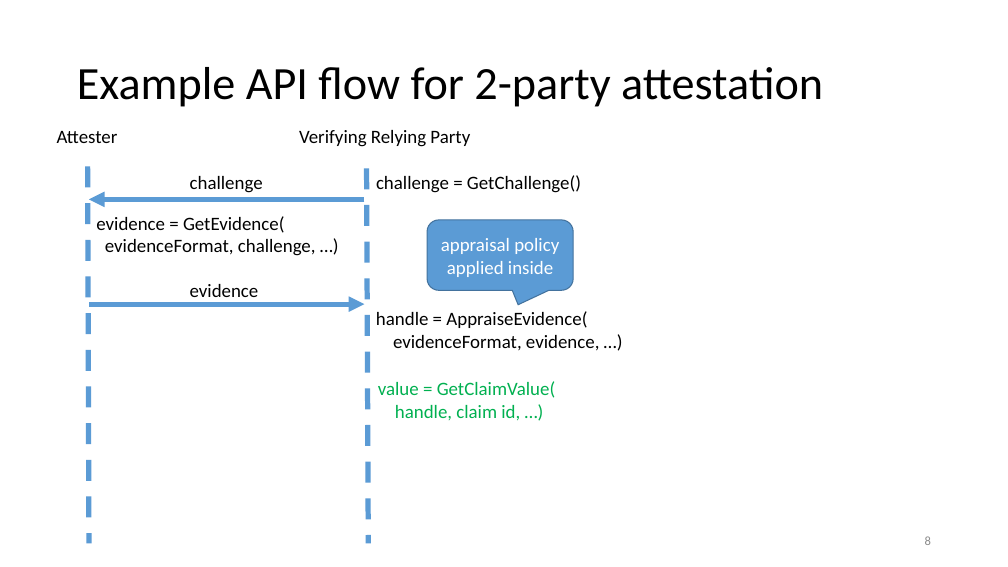
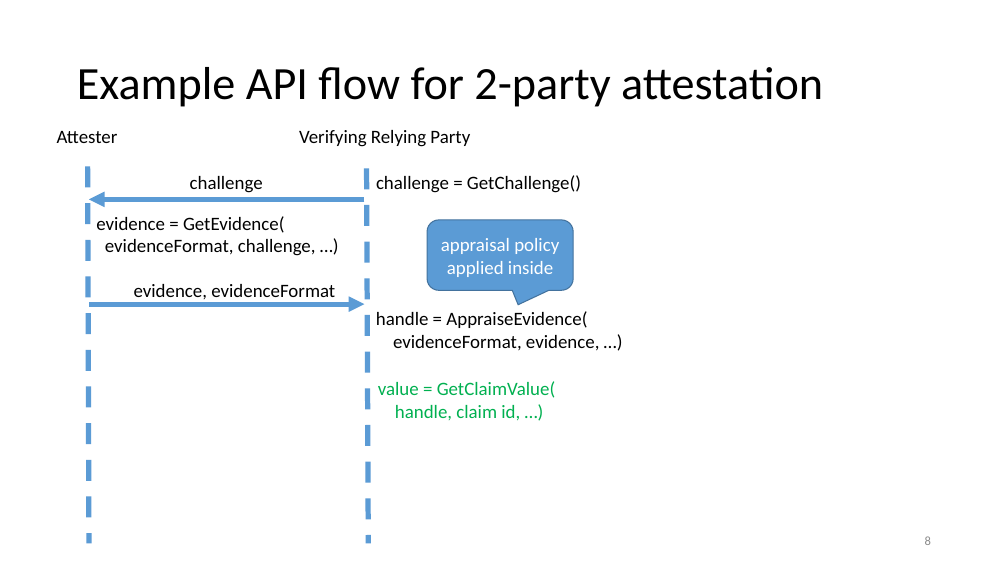
Before and after one commit to openenclave/public-talks, a slide deck: slide 8 of AttestationAbstractAPIs.pptx. Drawn at 1008x567 pixels with LibreOffice and Linux fonts; fonts in the diff are those of the drawing. Boxes give left, top, right and bottom in pixels: in the first picture for what was removed or moved away, otherwise in the second. Text is boxed around its words. In the diff, an @@ line names an element or a change of style, - is before the commit and + after.

Commit message:
Add format to protocol lines per meeting discussion
But keep in mind that the value used in a concrete API may or may
not appear literally

```diff
--- a/AttestationAbstractAPIs.pptx
+++ b/AttestationAbstractAPIs.pptx
@@ text at (134, 284, 335, 303): text changed @@
-evidence
+evidence, evidenceFormat
```
Also in this commit, not shown: 2 other slides changed.
